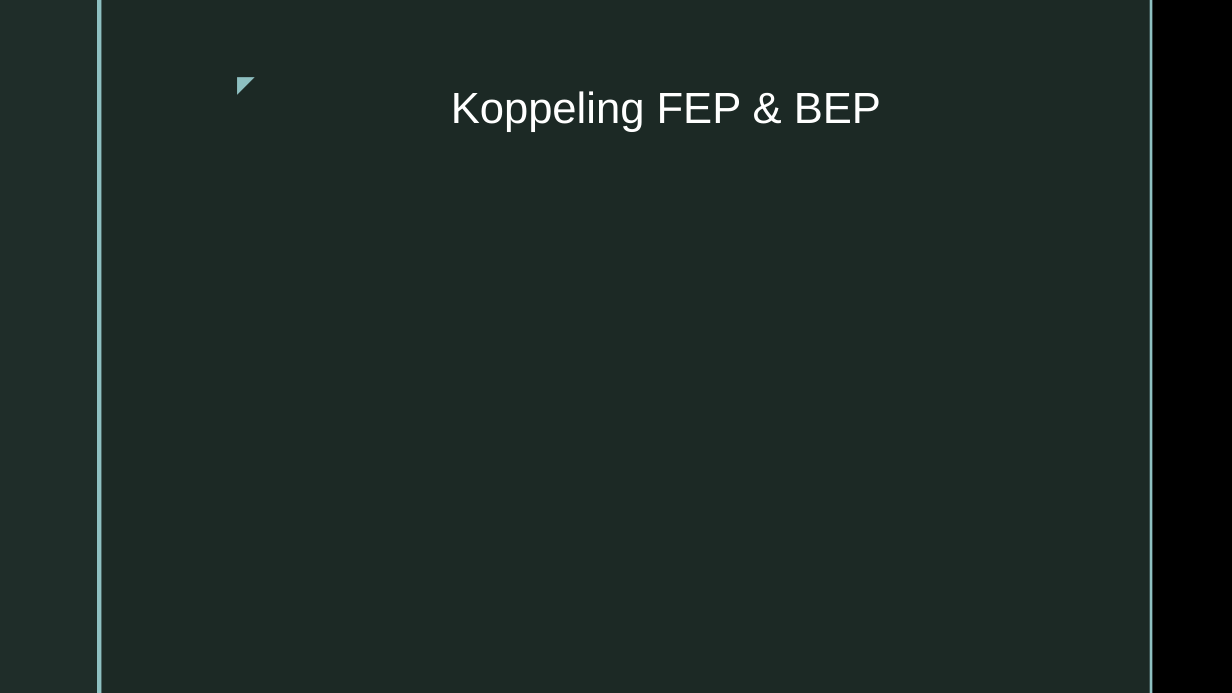
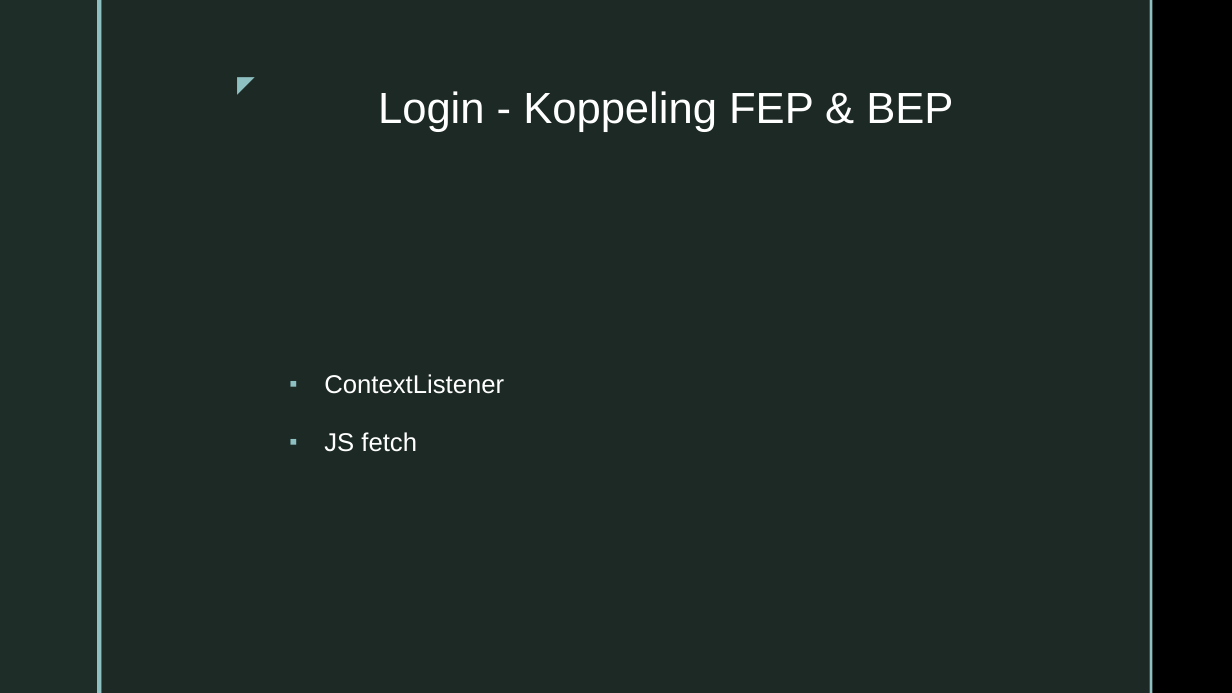
Before and after one commit to LeroyAndrade/BattleSnake, a slide deck: slide 6 of Presentatie1.pptx (slide 8 before the commit). Drawn at 1232x693 pixels with LibreOffice and Linux fonts; fonts in the diff are those of the drawing; background and template pictures are left out. Boxes give left, top, right and bottom in pixels: in the first picture for what was removed or moved away, otherwise in the second. Text is boxed around its words. In the diff, an @@ line names an element or a change of style, - is before the commit and + after.

```diff
--- a/Presentatie1.pptx
+++ b/Presentatie1.pptx
@@ title at bbox=[378, 91, 953, 132]: text changed @@
-Koppeling FEP & BEP
+Login - Koppeling FEP & BEP
@@ text added at bbox=[324, 374, 504, 452], 20 pt, text #FFFFFF @@
+▪ ContextListener
+▪ JS fetch
```
Also in this commit, not shown: 2 other slides changed, 5 slides added, 4 slides removed.
